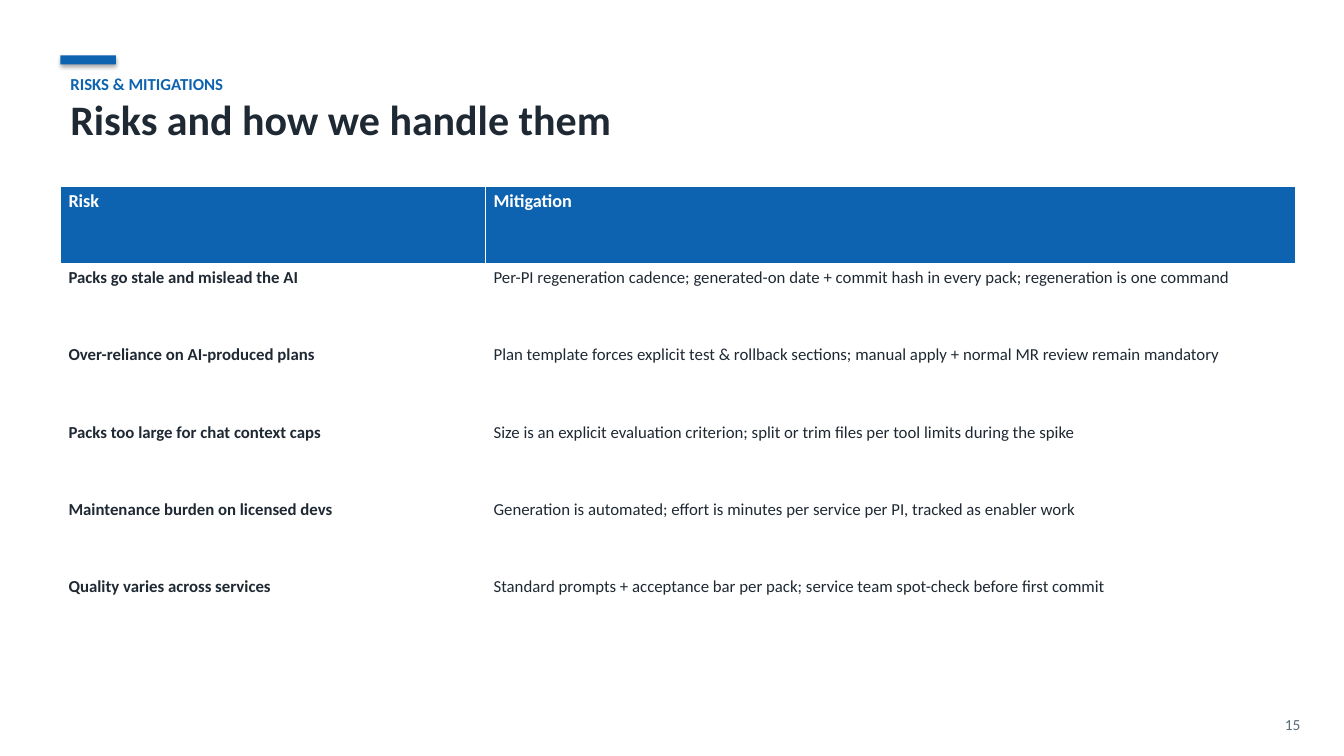
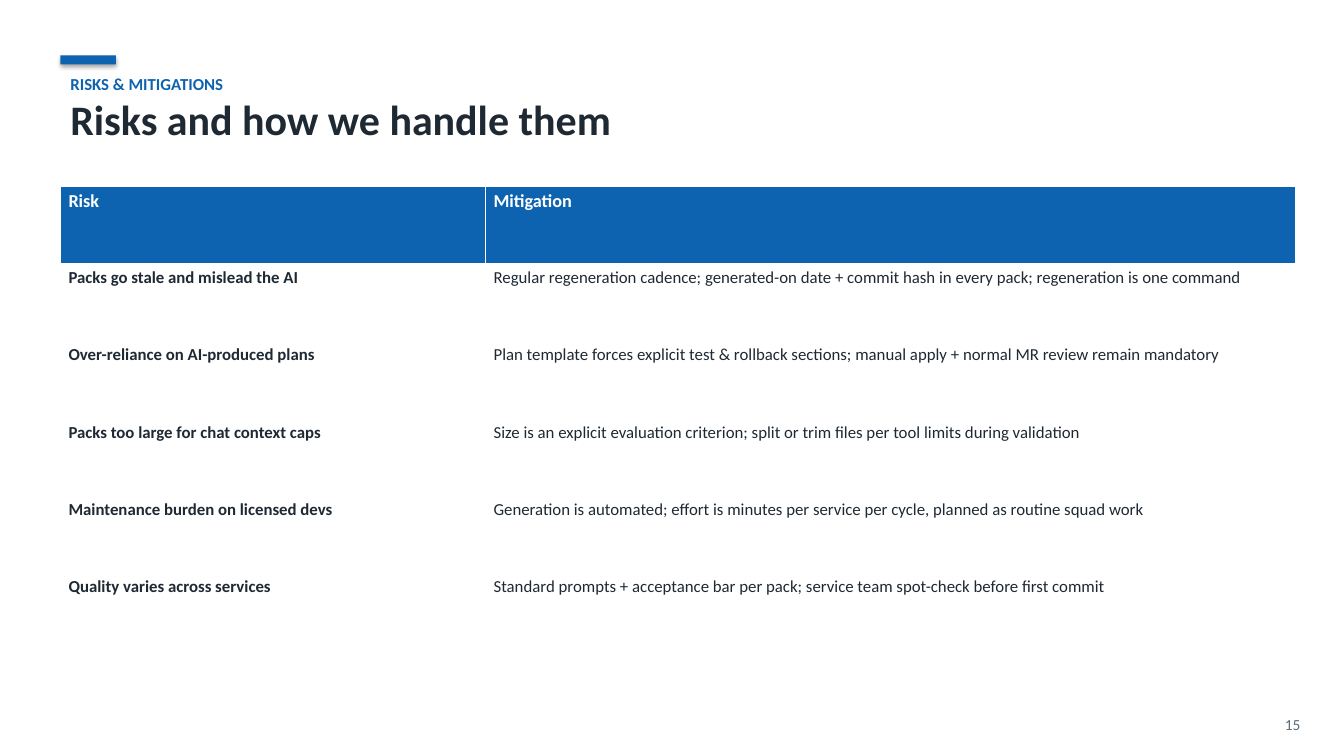
Before and after one commit to kamilhakim-s/claude2duo, a slide deck: slide 15 of deck/claude2duo-context-packs.pptx. Drawn at 1344x756 pixels with LibreOffice and Linux fonts; fonts in the diff are those of the drawing. Boxes give left, top, right and bottom in pixels: in the first picture for what was removed or moved away, otherwise in the second. Text is boxed around its words. In the diff, an @@ line names an element or a change of style, - is before the commit and + after.

```diff
--- a/deck/claude2duo-context-packs.pptx
+++ b/deck/claude2duo-context-packs.pptx
@@ table at <box>60,187,1296,650</box> @@
-row 2, column 2: Per-PI regeneration cadence; generated-on date + commit hash in every pack; regeneration is one command
+row 2, column 2: Regular regeneration cadence; generated-on date + commit hash in every pack; regeneration is one command
-row 4, column 2: Size is an explicit evaluation criterion; split or trim files per tool limits during the spike
+row 4, column 2: Size is an explicit evaluation criterion; split or trim files per tool limits during validation
-row 5, column 2: Generation is automated; effort is minutes per service per PI, tracked as enabler work
+row 5, column 2: Generation is automated; effort is minutes per service per cycle, planned as routine squad work
```
Also in this commit, not shown: 4 other slides changed, 2 slides added, 1 slide removed, 3 other files.
